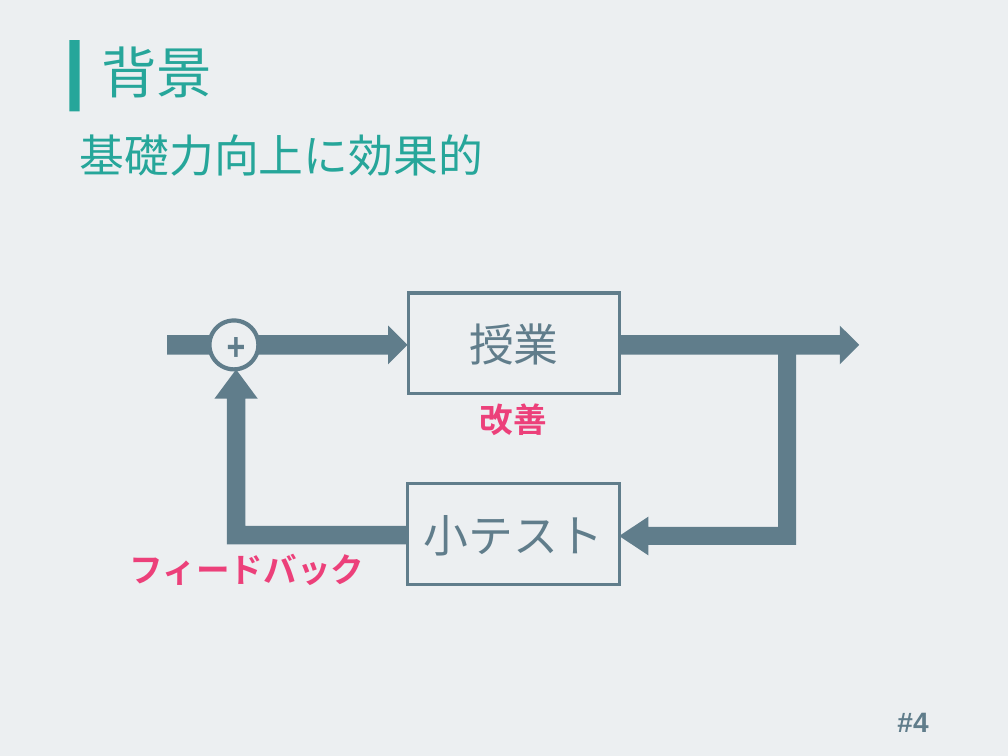
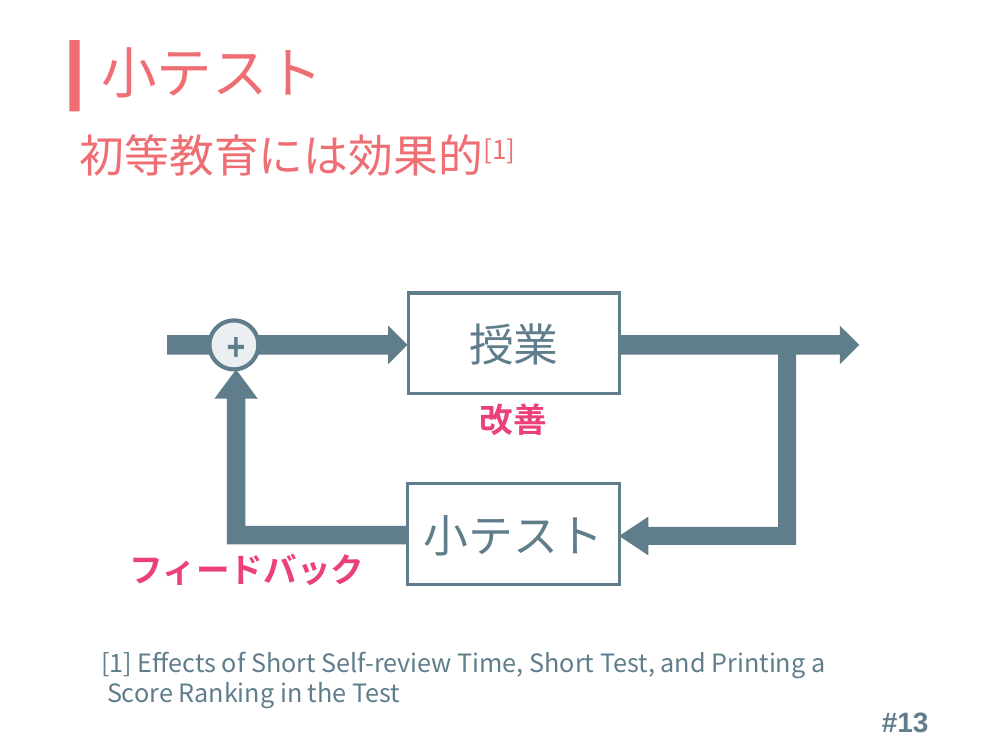
Before and after one commit to kinc-shinshu/smat-presentation, a slide deck: slide 13 of slide.pptx (slide 4 before the commit). Drawn at 1008x756 pixels with LibreOffice and Linux fonts; fonts in the diff are those of the drawing. Boxes give left, top, right and bottom in pixels: in the first picture for what was removed or moved away, otherwise in the second. Text is boxed around its words. In the diff, an @@ line names an element or a change of style, - is before the commit and + after.

```diff
--- a/slide.pptx
+++ b/slide.pptx
@@ background #ECEFF1 to #FFFFFF @@
@@ rectangle at <box>70,40,80,112</box>: fill #26A69A to #EE6E73 @@
@@ title at <box>102,47,324,98</box>: text changed; text colour #26A69A to #EE6E73 @@
-背景
+小テスト
@@ text at <box>80,134,515,176</box>: text changed; text colour #26A69A to #EE6E73 @@
-基礎力向上に効果的
+初等教育には効果的[1]
@@ text added at <box>101,651,825,708</box>, 18 pt, text #607D8B @@
+[1] Effects of Short Self-review Time, Short Test, and Printing a
+Score Ranking in the Test
@@ page number at <box>882,712,929,733</box>: text changed @@
-#4
+#13
```
Also in this commit, not shown: 10 other slides changed, 16 slides added, 15 slides removed, 1 other file.
